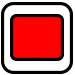
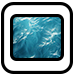
Layer changes from the first 75 x 75 image to the second:
added layer "water" above "Rectangle 2" over [13,17,61,58]
